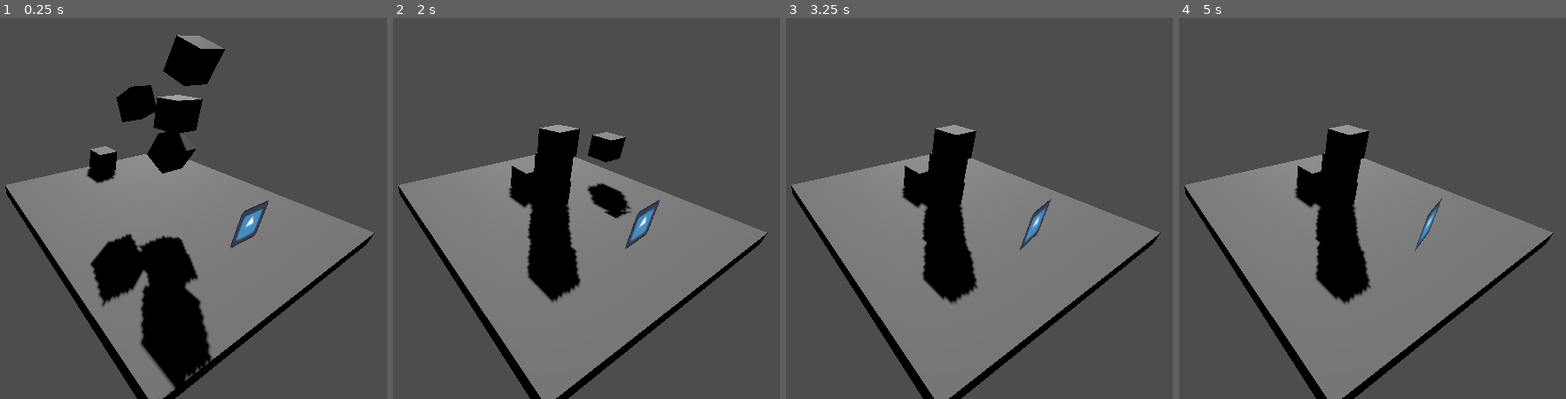
Above: before the commit, frames 1-4 (left to right).
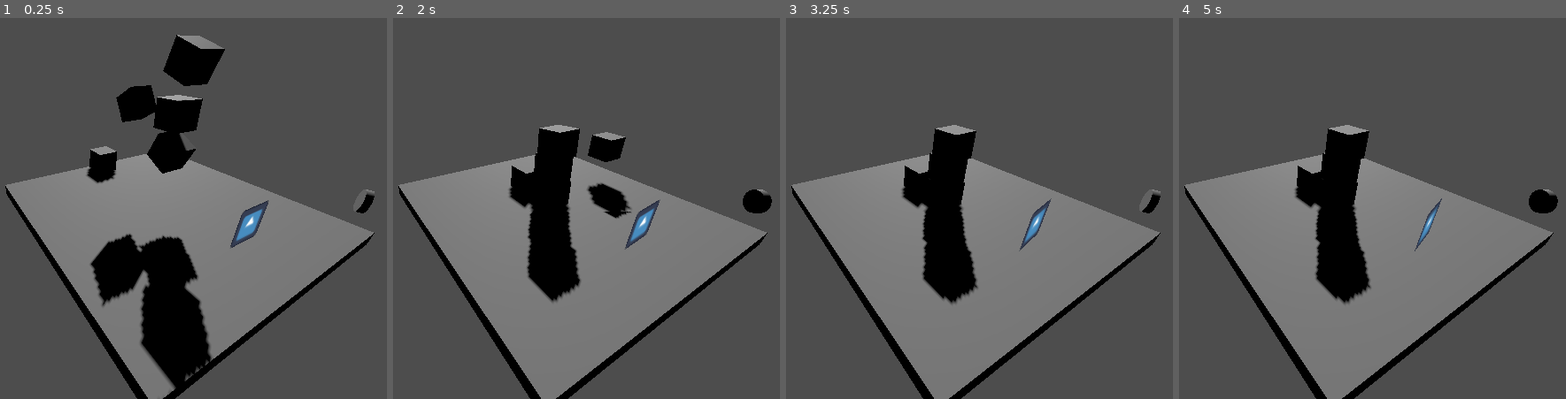
Above: after the commit, the same moments.

Repository: anaktas24/Godot-3D
Game: Godot game, scene res://level1.tscn
The game is run twice, just before and just after one commit, with the same random seed, the same clock (stepped at 60 frames per second) and the same inputs. The engine's default icon, where the game draws it, is replaced by a stand-in: a white triangle on a blue panel in a dark square.
Inputs:
- Up to frame 1 (0.25 s): no input
- Up to frame 2 (2 s): tap Enter (ui_accept) at 0.5, 0.77, 1.52 s; hold Right (ui_right) 0.53-1.28 s; hold Down (ui_down) from 1.28 s (still down)
- Up to frame 3 (3.25 s): release Down (ui_down) at 2.03 s; hold Right (ui_right) 2.03-2.78 s; hold Up (ui_up) from 2.78 s (still down); tap Enter (ui_accept) at 3.02 s
- Up to frame 4 (5 s): release Up (ui_up) at 3.53 s; hold Left (ui_left) from 3.53 s (still down); tap Enter (ui_accept) at 3.77, 4.25, 4.52 s

The runs differ from the first frame. In frame 1, 0.1% of the frame differs, in the area x 91-97%, y 45-52%; in frame 2, 0.4%, in the area x 90-98%, y 45-52%; in frame 3, 0.1%; in frame 4, 0.4%.

Commit message:
Created collision and disappearing coin

Diff:
--- /dev/null
+++ b/coin.gd
@@ -0,0 +1,15 @@
+extends Area3D
+
+const rot_Speed = 2
+# Called when the node enters the scene tree for the first time.
+func _ready():
+	pass # Replace with function body.
+
+
+# Called every frame. 'delta' is the elapsed time since the previous frame.
+func _process(delta):
+	rotate_y(deg_to_rad(rot_Speed))
+
+
+func _on_body_entered(body):
+	queue_free() # Replace with function body.
--- a/coin.tscn
+++ b/coin.tscn
@@ -1,4 +1,6 @@
-[gd_scene load_steps=3 format=3 uid="uid://b45vniaw68h4l"]
+[gd_scene load_steps=4 format=3 uid="uid://b45vniaw68h4l"]
+
+[ext_resource type="Script" path="res://coin.gd" id="1_iyv8i"]
 
 [sub_resource type="CylinderMesh" id="CylinderMesh_lidyo"]
 top_radius = 0.3
@@ -9,11 +11,14 @@
 height = 0.15
 radius = 0.3
 
-[node name="Area3D" type="Area3D"]
+[node name="Coin" type="Area3D"]
 transform = Transform3D(-0.0262991, 0.999654, 0, -0.999654, -0.0262991, 0, 0, 0, 1, 0, 0, 0)
+script = ExtResource("1_iyv8i")
 
 [node name="MeshInstance3D" type="MeshInstance3D" parent="."]
 mesh = SubResource("CylinderMesh_lidyo")
 
 [node name="CollisionShape3D" type="CollisionShape3D" parent="."]
 shape = SubResource("CylinderShape3D_v6k6r")
+
+[connection signal="body_entered" from="." to="." method="_on_body_entered"]
--- a/level1.tscn
+++ b/level1.tscn
@@ -1,9 +1,10 @@
-[gd_scene load_steps=7 format=3 uid="uid://doeaoww4hgxpg"]
+[gd_scene load_steps=8 format=3 uid="uid://doeaoww4hgxpg"]
 
 [ext_resource type="PackedScene" uid="uid://dhlvfbdfbwxb6" path="res://block.tscn" id="1_edttu"]
 [ext_resource type="PackedScene" uid="uid://cbdq1b2onngqr" path="res://player.tscn" id="2_1m7eo"]
 [ext_resource type="Texture2D" uid="uid://cc7n6a31orv4d" path="res://icon.svg" id="3_tcjo3"]
 [ext_resource type="Script" path="res://Icon.gd" id="4_xnrw1"]
+[ext_resource type="PackedScene" uid="uid://b45vniaw68h4l" path="res://coin.tscn" id="5_b6ubc"]
 
 [sub_resource type="BoxMesh" id="BoxMesh_l07r7"]
 size = Vector3(10, 0.5, 10)
@@ -51,3 +52,6 @@
 transform = Transform3D(1, 0, 0, 0, 1, 0, 0, 0, 1, 0, 1.0527, 3.30969)
 texture = ExtResource("3_tcjo3")
 script = ExtResource("4_xnrw1")
+
+[node name="Coin1" parent="." instance=ExtResource("5_b6ubc")]
+transform = Transform3D(0.00272801, -0.103694, -0.994605, -0.999654, -0.0262991, 0, -0.0261572, 0.994261, -0.10373, 1.90105, 2.03429, 4.83425)
